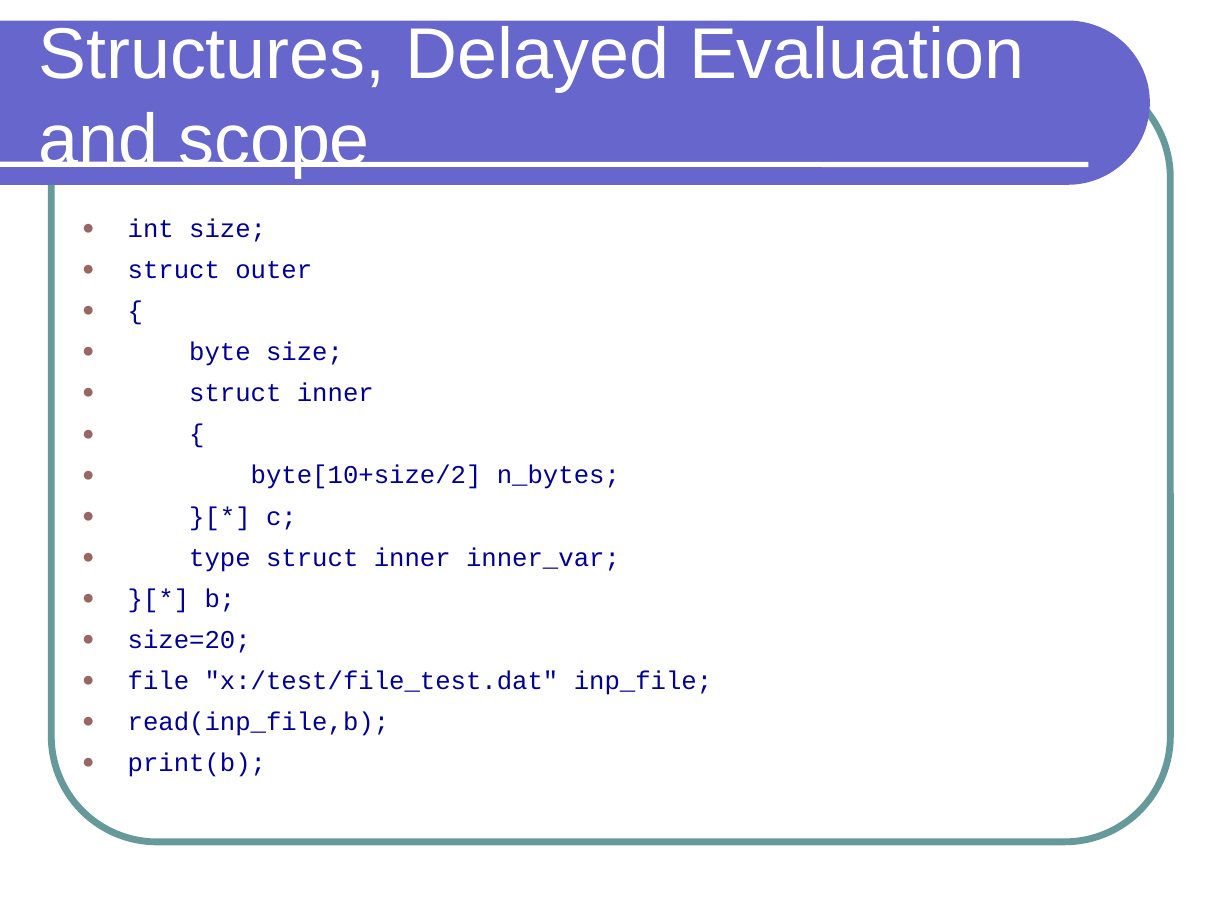
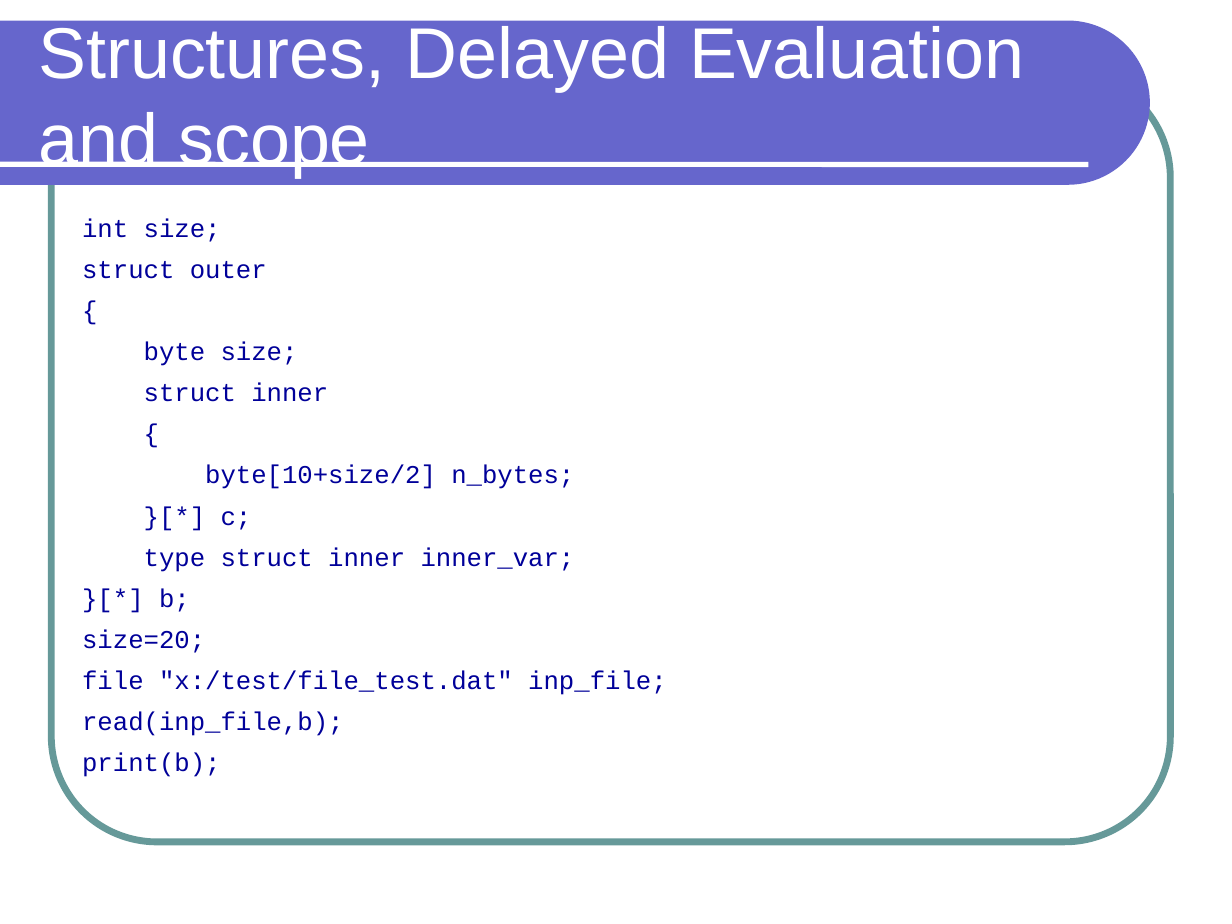
Before and after one commit to preethinarayan/plt-bdpl, a slide deck: slide 10 of bdpl/doc/Presentation/BDPL.ppt. Drawn at 1232x924 pixels with LibreOffice and Linux fonts; fonts in the diff are those of the drawing. Boxes give left, top, right and bottom in pixels: in the first picture for what was removed or moved away, otherwise in the second. Text is boxed around its words. In the diff, an @@ line names an element or a change of style, - is before the commit and + after.

```diff
--- a/bdpl/doc/Presentation/BDPL.ppt
+++ b/bdpl/doc/Presentation/BDPL.ppt
@@ text "int size;" at bbox=[82, 218, 666, 777]: bullet ● to none @@
```
Also in this commit, not shown: 5 other slides changed, 1 slide added, 2 slides removed, 1 other file.
